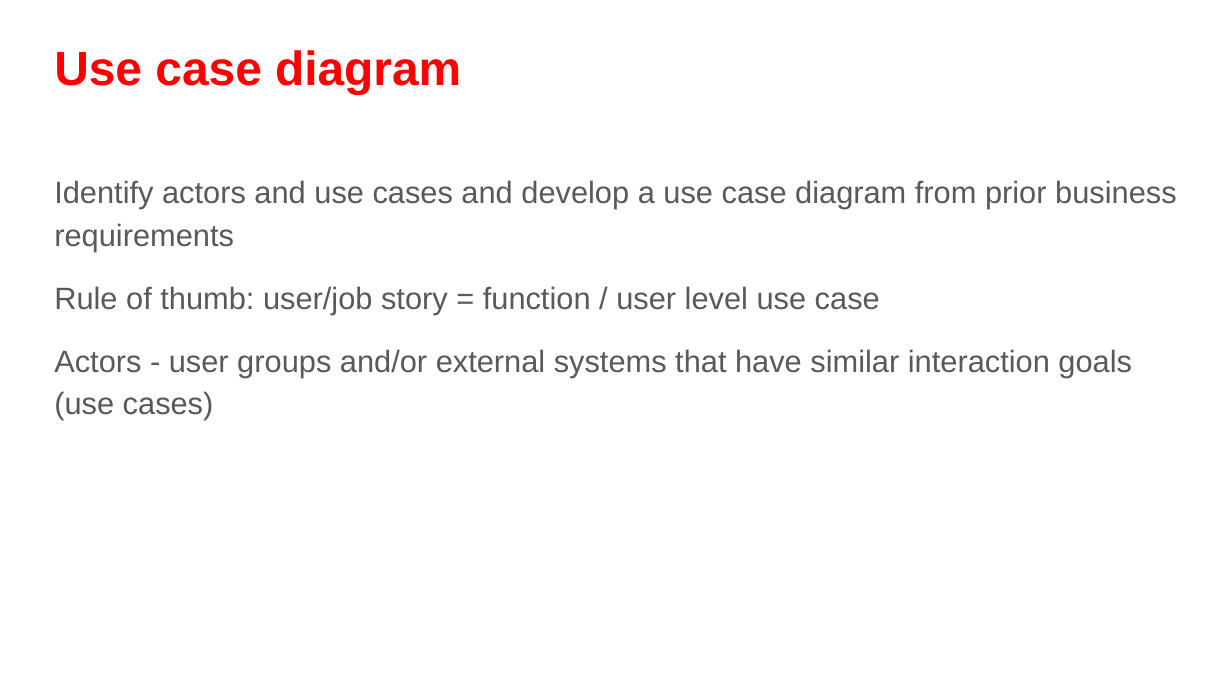
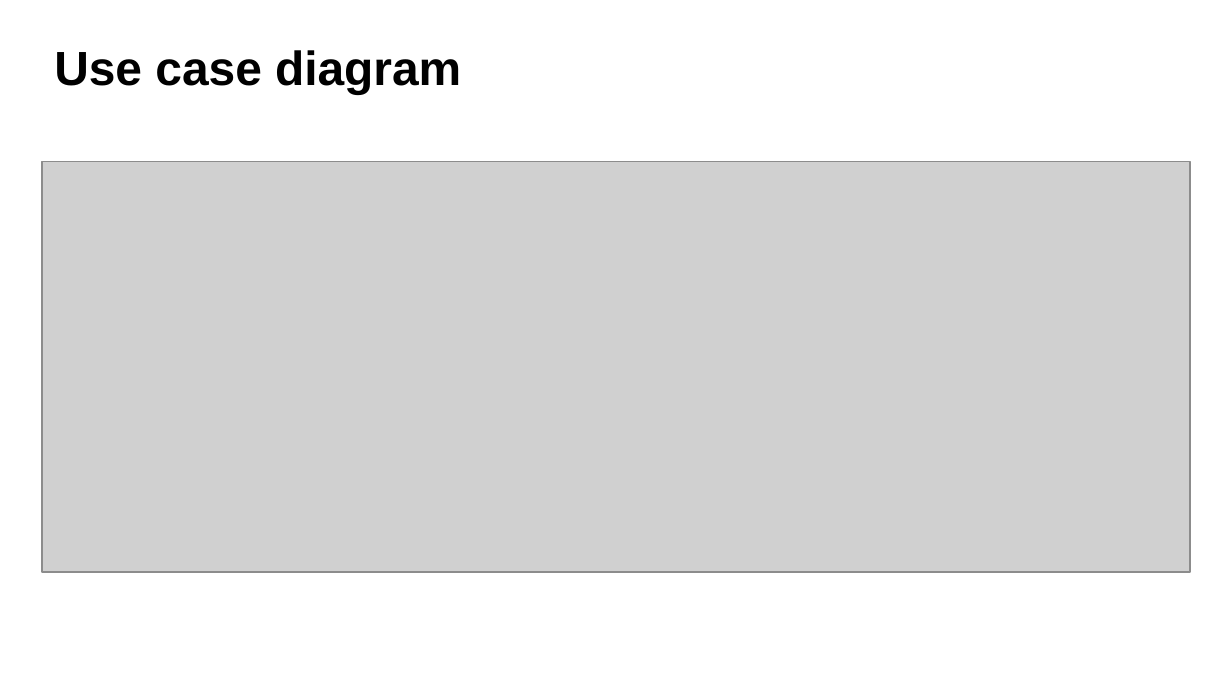
Before and after one commit to fanglores/Advanced-Software-Design, a slide deck: slide 3 of PracticeTasks/Task_5/K8C_DomainModeling_Task5.pptx. Drawn at 1232x693 pixels with LibreOffice and Linux fonts; fonts in the diff are those of the drawing; grey boxes stand for pictures. Boxes give left, top, right and bottom in pixels: in the first picture for what was removed or moved away, otherwise in the second. Text is boxed around its words. In the diff, an @@ line names an element or a change of style, - is before the commit and + after.

Commit message:
add full use cases

```diff
--- a/PracticeTasks/Task_5/K8C_DomainModeling_Task5.pptx
+++ b/PracticeTasks/Task_5/K8C_DomainModeling_Task5.pptx
@@ title "Use case diagram" at [54,50,461,94]: text colour #FF0000 to #000000 @@
@@ picture added at [42,161,1190,572] @@
@@ text removed at [54,180,1177,420] @@
-Identify actors and use cases and develop a use case diagram from prior business requirements
-Rule of thumb: user/job story = function / user level use case
-Actors - user groups and/or external systems that have similar interaction goals (use cases)
```
Also in this commit, not shown: 4 other files.
